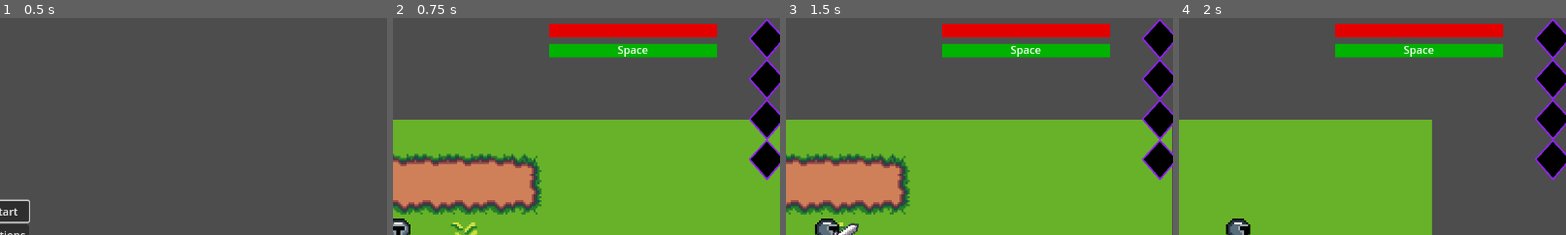
Above: before the commit, frames 1-4 (left to right).
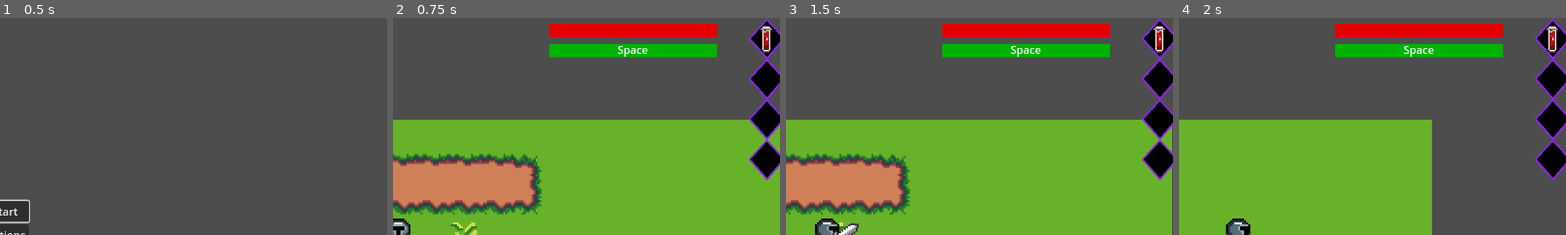
Above: after the commit, the same moments.

Repository: boothe0/CS386GodotProject
Game: Godot game, scene res://scenes/title_screen.tscn
Same seed, same stepped clock (60 frames per second), same inputs: the game is played once before the commit and once after it.
Inputs (mouse positions are % of the whole screen's width and height, from its top left):
- Up to frame 1 (0.5 s): no input
- Up to frame 2 (0.75 s): click "Start" at 0.5 s
- Up to frame 3 (1.5 s): move the mouse to (72, 45) at 1.27 s; hold D (move_right) from 1.28 s (still down); click (72, 45) at 1.35 s
- Up to frame 4 (2 s): keep holding D (move_right)
The pictures show only the part of the screen within x 49-99%, y 0-50%; the shares and areas given below are measured in that part.

Frame 1 is identical in both runs. In frame 2, 0.3% of the frame differs, in the area x 94-98%, y 3-17%; in frame 3, 0.3%; in frame 4, 0.3%.

Commit message:
Added health potion img to slot

Diff:
--- a/cs386gameproject/scenes/main_scene.tscn
+++ b/cs386gameproject/scenes/main_scene.tscn
@@ -6,6 +6,7 @@
 [ext_resource type="Script" path="res://scripts/stamina_bar.gd" id="4_2cfse"]
 [ext_resource type="Script" path="res://scripts/health_bar.gd" id="4_d7btm"]
 [ext_resource type="Texture2D" uid="uid://cv0m3vwjkbcon" path="res://assets/UI_Elements/abilities_placeholder.png" id="6_a6u3b"]
+[ext_resource type="Texture2D" uid="uid://dg7ahj488wk44" path="res://assets/VariPixels PotionsPack 02112022 Update/PotionsPack0.png" id="7_3lh5j"]
 
 [sub_resource type="TileSetAtlasSource" id="TileSetAtlasSource_df4cm"]
 texture = ExtResource("2_psmqu")
@@ -137,6 +138,18 @@
 texture = ExtResource("6_a6u3b")
 expand_mode = 1
 
+[node name="TextureRect" type="TextureRect" parent="PlayerUI/Ability1"]
+layout_mode = 1
+anchors_preset = 1
+anchor_left = 1.0
+anchor_right = 1.0
+offset_left = -49.0
+offset_top = 13.0
+offset_right = -9.0
+offset_bottom = 53.0
+grow_horizontal = 0
+texture = ExtResource("7_3lh5j")
+
 [node name="Ability2" type="TextureRect" parent="PlayerUI"]
 anchors_preset = 1
 anchor_left = 1.0
Binary file added: cs386gameproject/assets/VariPixels PotionsPack 02112022 Update/PotionsPack0.png
Not shown: 1 places in cs386gameproject/scenes/main_scene.tscn that only renumber resources
